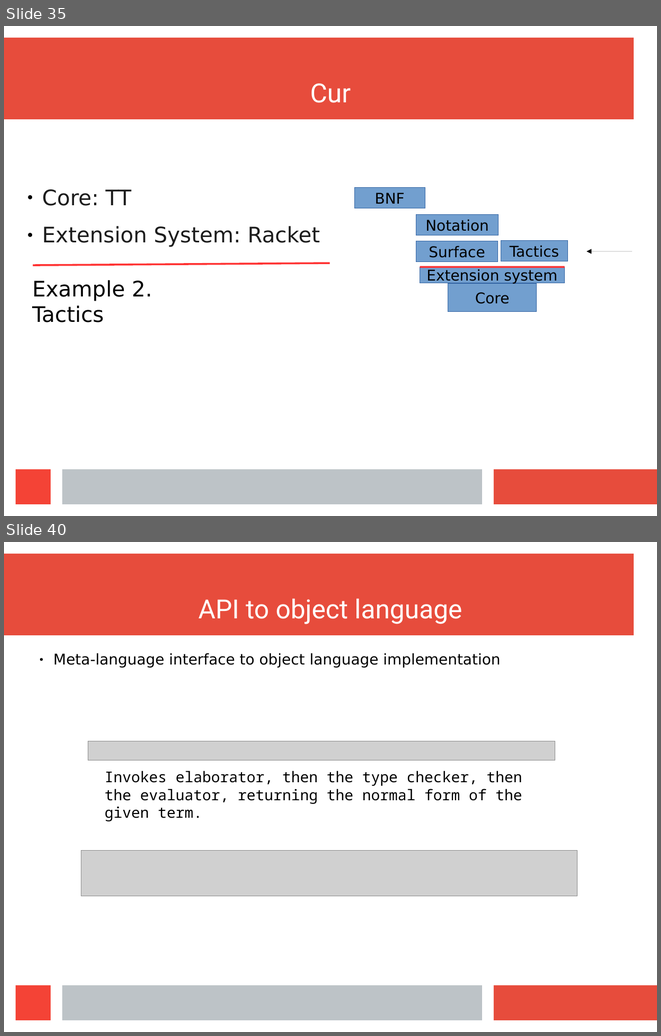
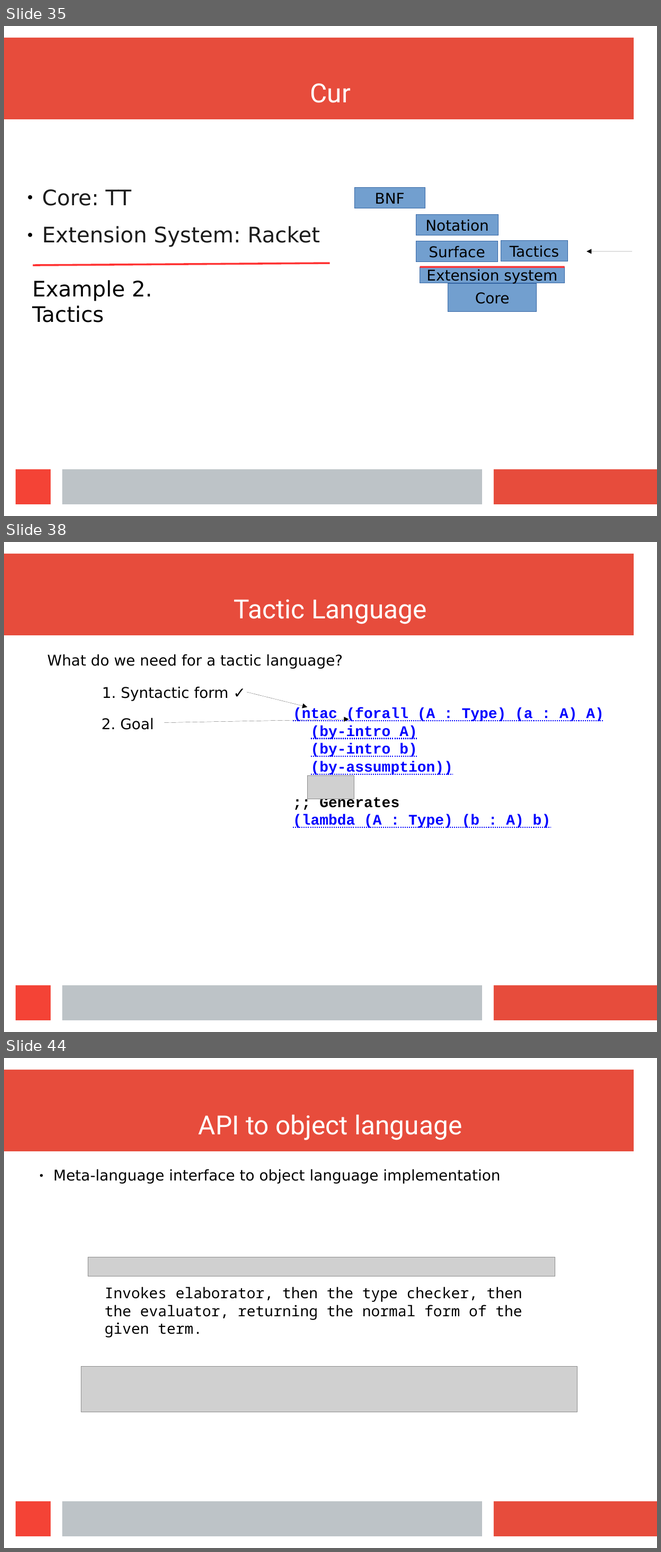
Before and after one commit to wilbowma/cur, a slide deck: hope-2016/slides.odp. Shown one above the other, each under a label of ours: slides 35 and 40 before the commit, slides 35, 38 and 44 after it; the slides between them are not shown. The pictures are 661x1036 and 661x1552 pixels, drawn with LibreOffice and Linux fonts; fonts in the diff are those of the drawing; grey boxes stand for pictures. Boxes give left, top, right and bottom in pixels: in the first picture for what was removed or moved away, otherwise in the second. Text is boxed around its words. In the diff, an @@ line names an element or a change of style, - is before the commit and + after.

Commit message:
Almost done with ntac example

```diff
--- a/hope-2016/slides.odp
+++ b/hope-2016/slides.odp
@@ slide 38 added at [4,542,657,1032], background #FFFFFF; not listed: 4 template elements that a slide beside it also shows @@
@@ title added at [234,599,427,624], 32 pt, text #FFFFFF @@
+Tactic Language
@@ text added at [47,654,343,669], 18 pt, text #000000 @@
+What do we need for a tactic language?
@@ text added at [102,686,229,701], 18 pt, text #000000 @@
+1. Syntactic form ✓
@@ arrow added from (247, 692) to (307, 707), #000000 0 pt @@
@@ text added at [293,707,604,828], 18 pt, text #0000FF, bold, underline @@
+(ntac (forall (A : Type) (a : A) A)
+(by-intro A)
+(by-intro b)
+(by-assumption))
+;; Generates
+(lambda (A : Type) (b : A) b)
@@ text added at [102,717,154,730], 18 pt, text #000000 @@
+2. Goal
@@ arrow added from (165, 723) to (349, 719), #000000 0 pt @@
@@ picture added at [308,775,355,799] @@
@@ what was slide 40 is now slide 44 @@
```
Also in this commit, not shown: 8 other slides added, 3 slides removed.
